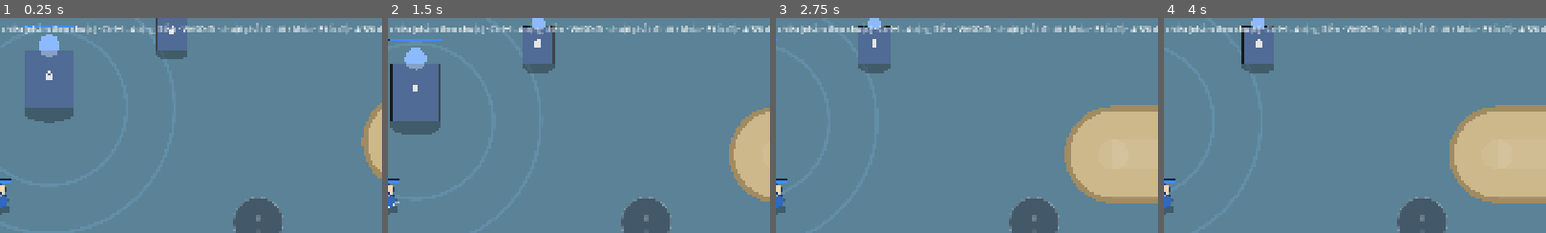
Above: before the commit, frames 1-4 (left to right).
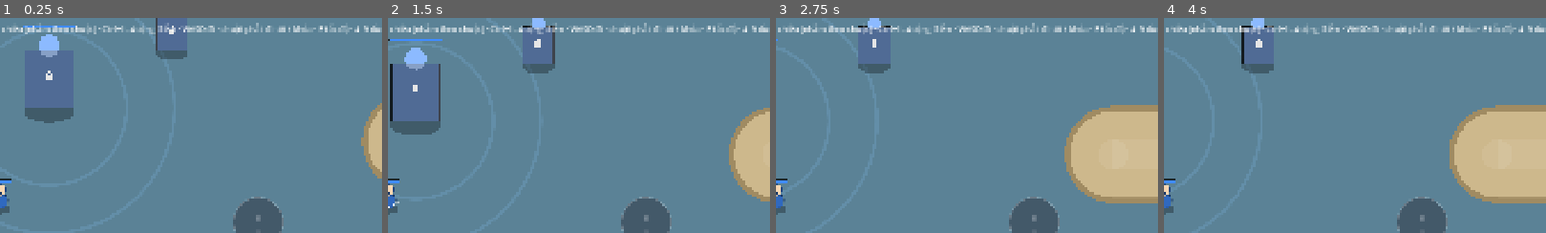
Above: after the commit, the same moments.

Repository: langhoangtien/clash-born-v2
Game: Godot game, scene res://app/match_scene.tscn
Same seed, same stepped clock (60 frames per second), same inputs: the game is played once before the commit and once after it. This scene is started directly instead of the project's main scene.
Inputs (mouse positions are % of the whole screen's width and height, from its top left):
- Up to frame 1 (0.25 s): no input
- Up to frame 2 (1.5 s): tap Enter at 0.5 s; drag from (17, 76) to (60, 28) at 0.52 s; drag from (83, 70) to (45, 70) at 1.27 s
- Up to frame 3 (2.75 s): move the mouse to (83, 70) at 2.02 s; hold D from 2.03 s (still down); tap 6 at 2.1 s; click (83, 70) at 2.17 s; tap 7 at 2.3 s
- Up to frame 4 (4 s): release D at 2.75 s; drag from (8, 14) to (20, 35) at 2.77 s; drag from (50, 50) to (55, 50) at 3.52 s
The pictures show only the part of the screen within x 50-100%, y 6-56%; the shares and areas given below are measured in that part.

The runs differ from the first frame. In frame 1, less than 0.1% of the frame differs, in the area x 94-100%, y 3-7%; in frame 2, less than 0.1%; in frame 3, less than 0.1%; in frame 4, less than 0.1%.

Commit message:
D-89: tối đa 6 nút đồ chủ động, bỏ tên dưới nút
Co-Authored-By: Claude Opus 5.5 <noreply@anthropic.com>
Claude-Session: https://claude.ai/code/session_01U9XXiwXKA4KHDW2xJbUPmE

Diff:
--- a/app/match_scene.gd
+++ b/app/match_scene.gd
@@ -11,7 +11,7 @@
 const ATTACK_KEYS: Array[Key] = [KEY_J, KEY_K, KEY_L]
 const SPEEDS: Array[int] = [1, 2, 4, 8]
 const MENU_SCENE: String = "res://app/main.tscn"
-const HELP: String = "J đánh · K lính · L trụ · 1/2/3 chiêu (nhắm theo chuột) · Ctrl+1..4 cộng điểm · WASD đi · chuột phải: đi tới / khóa · F tốc độ · 4/5/6 dùng đồ · B shop · F2 ký hiệu map · Esc"
+const HELP: String = "J đánh · K lính · L trụ · 1/2/3 chiêu (nhắm theo chuột) · Ctrl+1..4 cộng điểm · WASD đi · chuột phải: đi tới / khóa · F tốc độ · 4–9 dùng đồ · B shop · F2 ký hiệu map · Esc"
 
 @onready var map_view: MapView = $MapView
 @onready var units_view: UnitsView = $UnitsView
--- a/app/skill_controls.gd
+++ b/app/skill_controls.gd
@@ -78,7 +78,7 @@
 
 
 ## Phím: 1/2/3 tung vào con trỏ; Ctrl + 1..4 nâng điểm. Trả về true nếu đã xử lý.
-## D-87: chỉ món chủ động có nút, theo thứ tự ô: [ô, tên tắt, giây hồi, số lần dùng, dùng được, tên].
+## D-87: chỉ món chủ động có nút, theo thứ tự ô: [ô, tên tắt, giây hồi, số lần dùng, dùng được].
 func _refresh_items() -> void:
 	var view: Array = []
 	for it: ItemInstance in Items.slots(hero):
@@ -87,15 +87,15 @@
 		var a: AbilityInstance = it.ability
 		var cd: float = maxf(0.0, (a.ready_tick - world.tick) * SimClock.TICK_SECONDS)
 		var ok: bool = Abilities.problem(world, hero, a) == Abilities.Problem.NONE
-		view.append([it.index, ItemButtons.short_name(it.def.display_name), cd, it.charges if it.def.charges > 0 else -1, ok, it.def.display_name])
+		view.append([it.index, ItemButtons.short_name(it.def.display_name), cd, it.charges if it.def.charges > 0 else -1, ok])
 	items.item_view = view
 	items.queue_redraw()
 
 
 func handle_key(key: InputEventKey, cursor: Vector2) -> bool:
-	var item_key: int = [KEY_4, KEY_5, KEY_6].find(key.keycode)
+	var item_key: int = [KEY_4, KEY_5, KEY_6, KEY_7, KEY_8, KEY_9].find(key.keycode)
 	if item_key >= 0 and not key.ctrl_pressed and items != null:
-		var slot: int = items.slot_for_button(item_key)  # D-87: phím 4/5/6 = nút đồ chủ động thứ 1/2/3
+		var slot: int = items.slot_for_button(item_key)  # D-89: phím 4..9 = nút đồ chủ động thứ 1..6
 		if slot >= 0:
 			input.press_skill_at(Items.SLOT_BASE + slot, cursor)
 		return true
--- a/tests/view/test_item_buttons.gd
+++ b/tests/view/test_item_buttons.gd
@@ -18,6 +18,12 @@
 	assert_eq(got, [2], "nút báo chỉ số ô đồ; nút đang hồi không báo")
 	assert_eq(b.slot_for_button(1), 4)
 	assert_eq(b.slot_for_button(2), -1)
+	var zone3: Rect2 = b.zone_rect()
+	b.item_view = [[0, "A", 0.0, -1, true], [1, "B", 0.0, -1, true], [2, "C", 0.0, -1, true], [3, "D", 0.0, -1, true], [4, "E", 0.0, -1, true], [5, "F", 0.0, -1, true]]
+	assert_eq(b.slot_for_button(5), 5, "D-89: tối đa 6 nút")
+	assert_true(b.button_center(5).x - ItemButtons.RADIUS > 0.0)
+	assert_true(b.zone_rect().position.x < zone3.position.x, "nhiều nút thì hàng buff lùi theo")
+	b.item_view = [[2, "GH", 0.0, -1, true], [4, "BL", 5.0, 1, false]]
 	assert_near(b.left_edge(), b.button_center(1).x - ItemButtons.RADIUS, 0.01)
 	var zone: Rect2 = b.zone_rect()
 	assert_true(zone.end.x < q.x - 62.0, "chỗ nút đồ không đè ô Q")
--- a/view/hud/item_buttons.gd
+++ b/view/hud/item_buttons.gd
@@ -1,10 +1,12 @@
 class_name ItemButtons
 extends Control
-## Nút đồ chủ động (D-87): chỉ món có thể kích hoạt mới có nút, tối đa MAX nút tròn ở hàng dưới
+## Nút đồ chủ động (D-87, D-89): chỉ món có thể kích hoạt mới có nút, tối đa 6 nút tròn ở hàng dưới
 ## bên trái ô Q — chỗ phép bổ trợ (tốc biến, bộc phá) của Liên Quân. Chạm để dùng (tự nhắm như
 ## nút chiêu). Đồ bị động không có nút. Chỉ báo bằng tín hiệu.
 
-const MAX: int = 3
+const MAX: int = 6
+## Chỗ luôn để dành cho nút đồ (hàng buff/debuff nằm trên chỗ này kể cả khi chưa có đồ).
+const RESERVED: int = 3
 ## Nhỏ hơn nút chiêu (SKILL_RADIUS 62) như phép bổ trợ Liên Quân.
 const RADIUS: float = 50.0
 const SPACING: float = 128.0
@@ -19,7 +21,7 @@
 ## Chỉ số ô đồ (0..5) của món ở nút k.
 signal item_tapped(index: int)
 
-## APP đặt mỗi khung, mỗi nút một món chủ động theo thứ tự ô: [chỉ số ô, tên tắt, giây hồi, số lần dùng (-1 = không), dùng được, tên đầy đủ].
+## APP đặt mỗi khung, mỗi nút một món chủ động theo thứ tự ô: [chỉ số ô, tên tắt, giây hồi, số lần dùng (-1 = không), dùng được].
 var item_view: Array = []
 
 
@@ -41,9 +43,10 @@
 	return INF if n == 0 else button_center(n - 1).x - RADIUS
 
 
-## Khung chỗ đặt nút đồ (đủ MAX nút, kể cả khi chưa có đồ) — hàng buff/debuff nằm ngay trên.
+## Khung chỗ đặt nút đồ (ít nhất RESERVED nút, kể cả khi chưa có đồ) — hàng buff/debuff nằm ngay trên.
 func zone_rect() -> Rect2:
-	var left: Vector2 = button_center(MAX - 1) - Vector2(RADIUS, RADIUS)
+	var n: int = clampi(item_view.size(), RESERVED, MAX)
+	var left: Vector2 = button_center(n - 1) - Vector2(RADIUS, RADIUS)
 	var right: Vector2 = button_center(0) + Vector2(RADIUS, RADIUS)
 	return Rect2(left, right - left)
 
@@ -52,7 +55,7 @@
 	return button_at(point) >= 0
 
 
-## PC: phím 4/5/6 = nút thứ k; trả về chỉ số ô đồ hoặc -1.
+## PC: phím 4..9 = nút thứ k; trả về chỉ số ô đồ hoặc -1.
 func slot_for_button(k: int) -> int:
 	return item_view[k][0] if k >= 0 and k < mini(item_view.size(), MAX) else -1
 
@@ -83,8 +86,6 @@
 			_label(font, c + Vector2(0, 18), "%d" % ceili(view[2]), 18, Color(1, 0.85, 0.3))
 		if view[3] >= 0:
 			_label(font, c + Vector2(RADIUS * 0.7, RADIUS * 0.7), str(view[3]), 16, Color(1, 1, 0.6))
-		if view.size() > 5:
-			_label(font, c + Vector2(0, RADIUS + 14), view[5], 15, Color(1, 1, 1, 0.9))
 		_label(font, c + Vector2(-RADIUS * 0.75, -RADIUS * 0.75), str(k + 4), 13, Color(1, 1, 1, 0.45))
 
 
Not shown, changed: docs/DECISIONS.md
